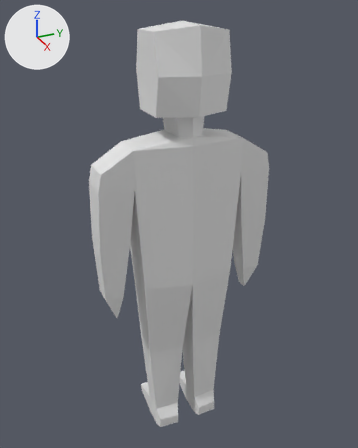
What one commit did to the Blender file assets/Human.blend.
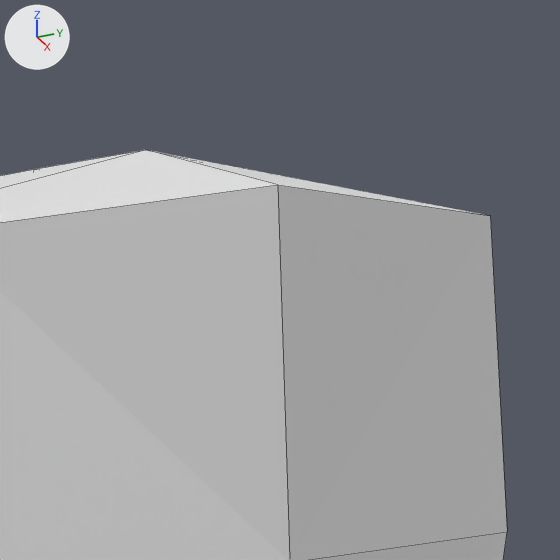
The first picture shows the older version from a 50 mm camera at (1.815, -0.832, 1.959) aimed at (-0.065, 0.015, 1.019). The close-ups show both versions on the part from 45% to 67% of the width and 0% to 17% of the height of that picture; other places that the commit changed are outside them. Arrows for +X, +Y and +Z are at upper left; the lights stay in place. The close-ups show mesh edges as thin lines.

The older version as bpy lines, for what is in view:
```python
me_cube_003 = bpy.data.meshes.new('Cube.003')
me_cube_003.from_pydata(...)  # 129 vertices, 123 faces, 1 loose edge; spans x -0.39..0.39, y -0.17..0.22, z -1.07..0.83
# before: 5 (0.0, -0.15, 0.82) at pixel (277, 184)
ob_human = bpy.data.objects.new('Human', me_cube_003)
ob_human.location = (0.0004, 0.0, 1.0536)
ob_human.rotation_euler = (0.0, 0.0, 1.571)  # degrees (0, 0, 90)
```
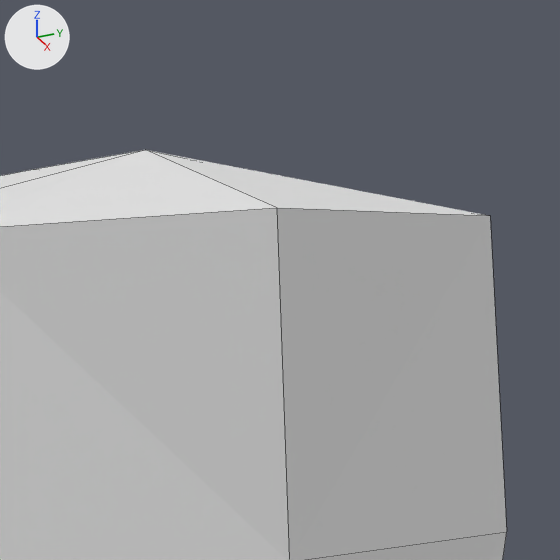
Patch to the scene script:
```diff
--- a/assets/Human.blend.py
+++ b/assets/Human.blend.py
@@ me_cube_003 @@
 me_cube_003.from_pydata(...)  # 129 vertices, 123 faces, 1 loose edge; spans x -0.39..0.39, y -0.17..0.22, z -1.07..0.83
 # used by ob_human; location = (0.0004, 0.0, 1.0536); rotation_euler = (0.0, 0.0, 1.571), in degrees (0, 0, 90)
 # verts and faces of me_cube_003; kept vertices keep their numbers, new ones are numbered from 129
+# me_cube_003 part 1
+verts[5] = (0.0, -0.15, 0.81)  # moved, pixel (276, 207)
```

What differs and where, as boxes (x1, y1, x2, y2) in the close-ups (560 x 560 px; the box of a moved part takes in the faces that stretch with it):
part 1 of me_cube_003, moved or reshaped: (0, 150, 507, 560) in both
